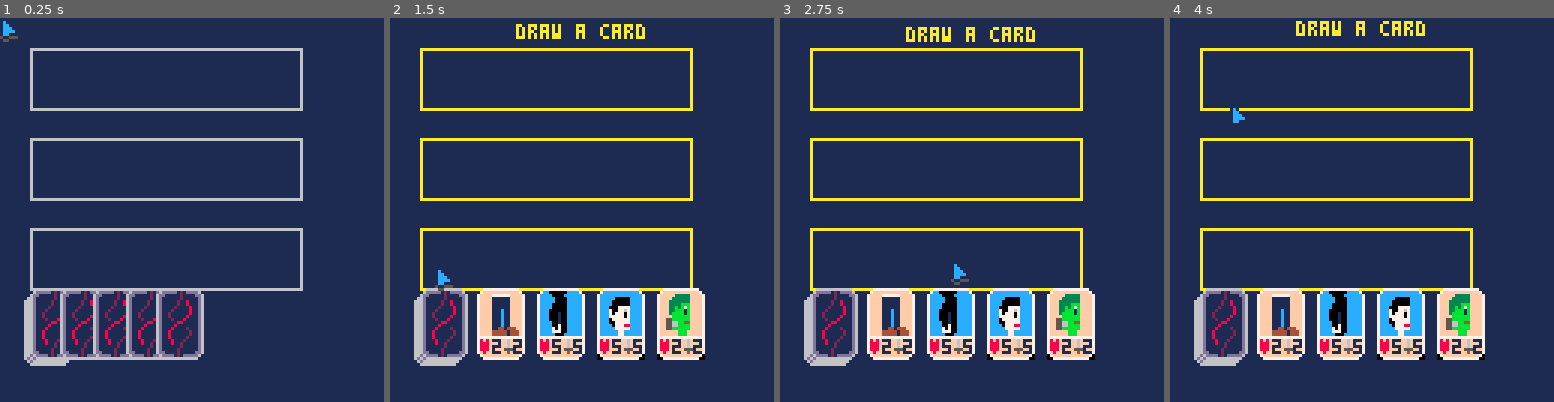
Above: before the commit, frames 1-4 (left to right).
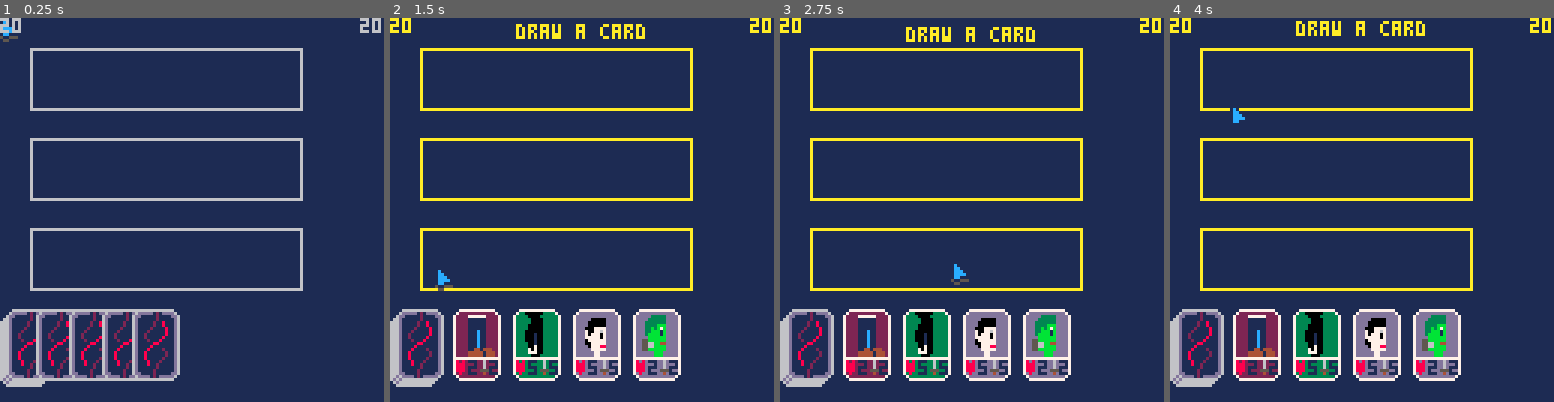
Above: after the commit, the same moments.

Repository: michaeljosephpurdy/2024-fall-game-jam
Game: PICO-8 cartridge 2024-fall-game-jam.p8
The game is run twice, just before and just after one commit, with the same random seed, the same clock (stepped at 60 frames per second) and the same inputs.
Inputs (mouse positions are in pixels of both pictures, inside the frame that each line leads up to):
- Up to frame 1 (0.25 s): no input
- Up to frame 2 (1.5 s): click (670, 121) at 0.67 s; click (436, 267) at 1.22 s
- Up to frame 3 (2.75 s): click (887, 114) at 1.77 s; click (952, 259) at 2.32 s
- Up to frame 4 (4 s): click (1404, 106) at 2.87 s; click (1465, 256) at 3.42 s; click (1231, 102) at 3.97 s

The runs differ from the first frame. In frame 1, 7.2% of the frame differs, in the area x 0-100%, y 0-97%; in frame 2, 15%; in frame 3, 15%; in frame 4, 15%.

Commit message:
get sequence of play sort of working

Diff:
--- a/2024-fall-game-jam.p8
+++ b/2024-fall-game-jam.p8
@@ -52,13 +52,31 @@
   placed=false,
   turned_over=true,
   draw=function(self)
+   palt()
    if self.turned_over then
     spr(14,self.x,self.y,2,3)
     return
    end
+   -- draw background
+   if self.bg then
+    color(self.bg)
+   elseif self.head then
+    color(13)
+   elseif self.body then
+    color(3)
+   elseif self.legs then
+    color(2)
+   end
+   -- draw border
+   rectfill(self.x+1,self.y+1,self.x+14,self.y+22)
+   spr(5,self.x,self.y,2,1)
+   line(self.x,self.y+2,self.x,self.y+20,7)
+   line(self.x+15,self.y+2,self.x+15,self.y+20,7)
+   -- draw bottom
    spr(3,self.x,self.y+16,2,1)
    print(self.hp,self.x+5,self.y+17,1)
    print(self.hp,self.x+12,self.y+17,1)
+   -- draw sprite
    palt()
    if self.t then
     palt(0,false)
@@ -77,8 +95,8 @@
 end
 function new_deck (p)
  return {
-  x=10,
-  y=90,
+  x=2,
+  y=97,
   w=2*8,
   h=3*8,
   draw=function(self)
@@ -93,6 +111,7 @@
 function new_player (num)
  return {
   num=num,
+  hp=20,
  }
 end
 function collide (e1,e2)
@@ -147,17 +166,19 @@
    end
   elseif game_state=='draw_one' then
    game_state_msg='draw a card'
-   if click_on(deck) then
+   if drew_card then
+    drew_card.done=ceil(drew_card.x)==drew_card.target_x
+    drew_card.turned_over=not drew_card.done
+    if drew_card.done then
+     game_state='play_one'
+     drew_card=nil
+    end
+   elseif click_on(deck) then
     local c=new_card(deck.x,deck.y,'frank_legs',1)
-    add(player_on_hand,c)
-    for i,cc in pairs(player_on_hand) do
-     if c==cc then
-      c.target_x=deck.x+i*20+20
-     end
-    end
+    add(player_one_hand,c)
+    c.target_x=deck.x+(#player_one_hand-1)*20+20
     add(cards,c)
-    game_state='play_one'
-    return
+    drew_card=c
    end
   elseif game_state=='play_one' then
    game_state_msg='play a card'
@@ -182,9 +203,9 @@
     end
    else
     local lane=nil
-    if held_card and not lane then
-     held_card.target_x=origin_x
-     held_card.target_y=origin_y
+    if held_card then
+     held_card.target_x=held_card.origin_x
+     held_card.target_y=held_card.origin_y
     end
     held_card=nil
     spr(1,mouse.x,mouse.y)
@@ -226,11 +247,13 @@
  if hover_card and
     not hover_card.turned_over and
     not held_card then
-  cprint(hover_card.name,64,120, 10)
+  cprint(hover_card.name,64,122, 10)
  end
  if held_card then
   cprint(held_card.name,64,120,10)
  end
+ print(players[1].hp,0,0)
+ print(players[2].hp,120,0)
 end
 
 function cprint(msg,x,y,c)
@@ -252,18 +275,21 @@
   s=16,
   hp=2,
   atk=2,
+  head=true,
  },
  frank_body={
   name='frankenstein - body',
   s=18,
   hp=2,
   atk=2,
+  body=true,
  },
  frank_legs={
   name='frankenstein - legs',
   s=20,
   hp=2,
   atk=2,
+  legs=true,
  },
  drac_head={
   name='dracula - head',
@@ -271,6 +297,7 @@
   hp=5,
   atk=2,
   t=14,
+  head=true,
  },
  drac_body={
   name='dracula - body',
@@ -278,6 +305,7 @@
   hp=5,
   atk=2,
   t=14,
+  body=true,
  },
  drac_legs={
   name='dracula - legs',
@@ -285,6 +313,7 @@
   hp=5,
   atk=2,
   t=14,
+  legs=true,
  },
 }
 card_types={}
Not shown, changed: 24 lines of the sprite sheet (__gfx__) section of 2024-fall-game-jam.p8
Not shown, changed: the thumbnail (__label__) section of 2024-fall-game-jam.p8
